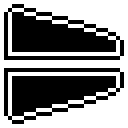
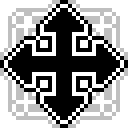
Before/after of a 128px x 128px layered artwork. What changed in the layer stack:
added layer "arrow_down #11" above "marquee" over [0, 0, 128, 128]
showed group "marquee" (4 layers), opacity 100% → 25% over [0, 0, 128, 128]
hid "arrow_down #9" over [4, 4, 124, 124]
